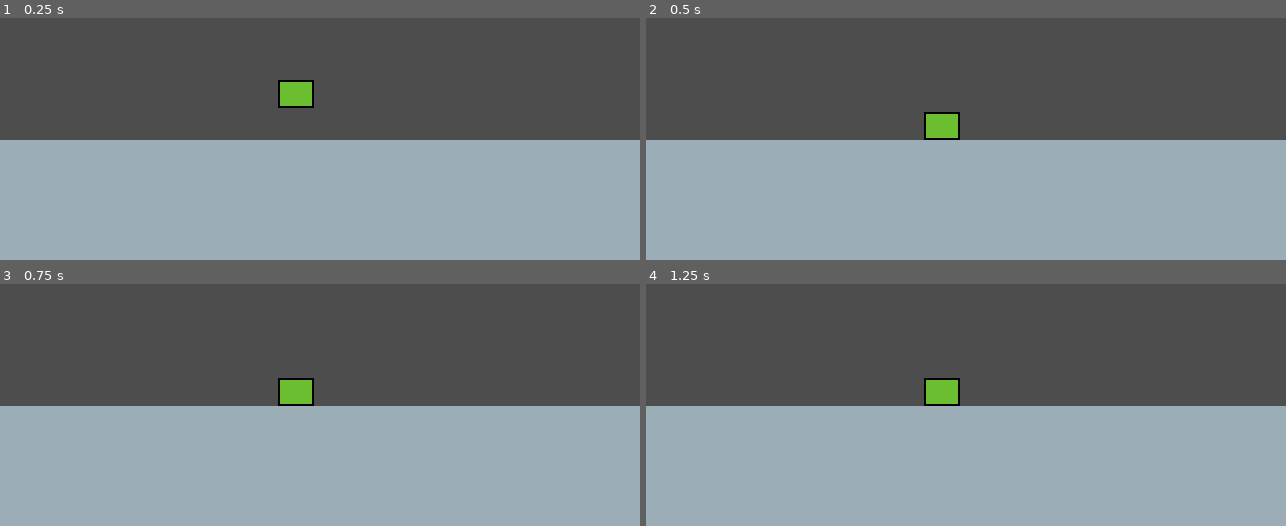
Above: before the commit, frames 1-4 (two rows, left to right).
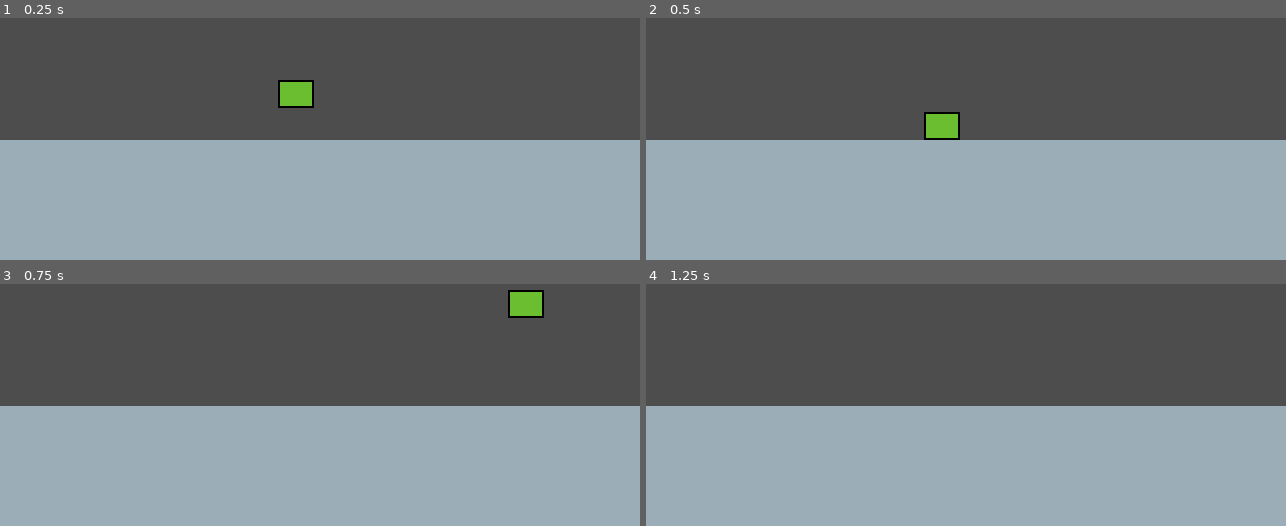
Above: after the commit, the same moments.

Repository: DaPizzaGod/Exotica
Game: Godot game, scene res://stages/prototype/level.tscn
Same seed, same stepped clock (60 frames per second), same inputs: the game is played once before the commit and once after it.
Inputs:
- Up to frame 1 (0.25 s): no input
- Up to frame 2 (0.5 s): no input
- Up to frame 3 (0.75 s): hold D (right) from 0.53 s (still down); tap W (jump) at 0.6 s
- Up to frame 4 (1.25 s): keep holding D (right); tap W (jump) at 0.77, 1.07 s

Frames 1-2 are identical in both runs. In frame 3, 1.3% of the frame differs, in the area x 43-85%, y 2-51%; in frame 4, 0.7%.

Commit message:
hooked all states together

Diff:
--- a/entities/prototype/player/fall.gd
+++ b/entities/prototype/player/fall.gd
@@ -1,4 +1,7 @@
 extends State
+
+@export var move: State
+@export var idle: State
 
 @export var fall_movement_speed: float
 func check_physics(delta: float) -> State:
@@ -14,6 +17,6 @@
 
 	if parent.is_on_floor():
 		if movement != 0:
-			return #move
-		return #idle
+			return move
+		return idle
 	return null
--- a/entities/prototype/player/idle.gd
+++ b/entities/prototype/player/idle.gd
@@ -1,15 +1,18 @@
 extends State
 
-# other states
+
+@export var move: State
+@export var jump: State
+@export var fall: State
 
 func enter() -> void:
 	parent.velocity.x = 0
 
 func check_input(_event: InputEvent) -> State:
 	if Input.is_action_just_pressed("jump") and parent.is_on_floor():
-		return #jump
+		return jump
 	if Input.is_action_just_pressed("left") or Input.is_action_just_pressed("right"):
-		return #move
+		return move
 	return null
 
 func check_physics(delta: float) -> State:
@@ -17,5 +20,5 @@
 	parent.move_and_slide()
 
 	if !parent.is_on_floor():
-		return #fall
+		return fall
 	return null
--- a/entities/prototype/player/jump.gd
+++ b/entities/prototype/player/jump.gd
@@ -1,4 +1,8 @@
 extends State
+
+@export var move: State
+@export var idle: State
+@export var fall: State
 
 @export var jump_force: float
 @export var air_movement_speed: float
@@ -10,7 +14,7 @@
 	parent.velocity.y += gravity * delta
 
 	if parent.velocity.y > 0:
-		return #fall
+		return fall
 
 	var movement = Input.get_axis("left", "right") * air_movement_speed
 
@@ -21,7 +25,7 @@
 
 	if parent.is_on_floor():
 		if movement != 0:
-			return #move
-		return #idle
+			return move
+		return idle
 
 	return null
--- a/entities/prototype/player/move.gd
+++ b/entities/prototype/player/move.gd
@@ -1,9 +1,13 @@
 extends State
+
+@export var idle: State
+@export var jump: State
+@export var fall: State
 
 @export var ground_speed: float
 func check_input(_event: InputEvent) -> State:
 	if Input.is_action_just_pressed("jump") and parent.is_on_floor():
-		return #jump
+		return jump
 	return null
 
 func check_physics(delta: float) -> State:
@@ -12,12 +16,12 @@
 	var movement = Input.get_axis("left", "right") * ground_speed
 
 	if movement == 0:
-		return #idle
+		return idle
 
 	#flip sprite
 	parent.velocity.x = movement
 	parent.move_and_slide()
 
 	if !parent.is_on_floor():
-		return #fall
+		return fall
 	return null
--- a/entities/prototype/player/player.tscn
+++ b/entities/prototype/player/player.tscn
@@ -25,20 +25,31 @@
 script = ExtResource("3_hsdm8")
 starting_state = NodePath("Idle")
 
-[node name="Idle" type="Node" parent="StateMachine" unique_id=1002591687]
+[node name="Idle" type="Node" parent="StateMachine" unique_id=1002591687 node_paths=PackedStringArray("move", "jump", "fall")]
 script = ExtResource("4_pwcx5")
+move = NodePath("../Move")
+jump = NodePath("../Jump")
+fall = NodePath("../Fall")
 
-[node name="Move" type="Node" parent="StateMachine" unique_id=1392692052]
+[node name="Move" type="Node" parent="StateMachine" unique_id=1392692052 node_paths=PackedStringArray("idle", "jump", "fall")]
 script = ExtResource("5_wwex6")
+idle = NodePath("../Idle")
+jump = NodePath("../Jump")
+fall = NodePath("../Fall")
 ground_speed = 525.0
 metadata/_custom_type_script = "uid://d1kimhp5gr6wj"
 
-[node name="Jump" type="Node" parent="StateMachine" unique_id=1640686531]
+[node name="Jump" type="Node" parent="StateMachine" unique_id=1640686531 node_paths=PackedStringArray("move", "idle", "fall")]
 script = ExtResource("5_c8k1s")
-jump_force = 1000.0
+move = NodePath("../Move")
+idle = NodePath("../Idle")
+fall = NodePath("../Fall")
+jump_force = 400.0
 air_movement_speed = 600.0
 
-[node name="Fall" type="Node" parent="StateMachine" unique_id=1610922397]
+[node name="Fall" type="Node" parent="StateMachine" unique_id=1610922397 node_paths=PackedStringArray("move", "idle")]
 script = ExtResource("7_8pji5")
+move = NodePath("../Move")
+idle = NodePath("../Idle")
 fall_movement_speed = 600.0
 metadata/_custom_type_script = "uid://d1kimhp5gr6wj"
